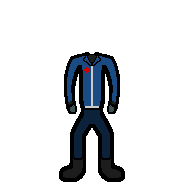
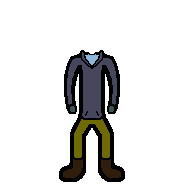
Before/after of a 184×184 layered artwork. What changed in the layer stack:
hid group "astronaut commander" (2 layers) over (63, 52, 121, 178)
added group "colonists" with 5 layers above "worker" over (63, 50, 121, 178)
added layer "colonists #4" in group "colonists" over (63, 50, 121, 178)
